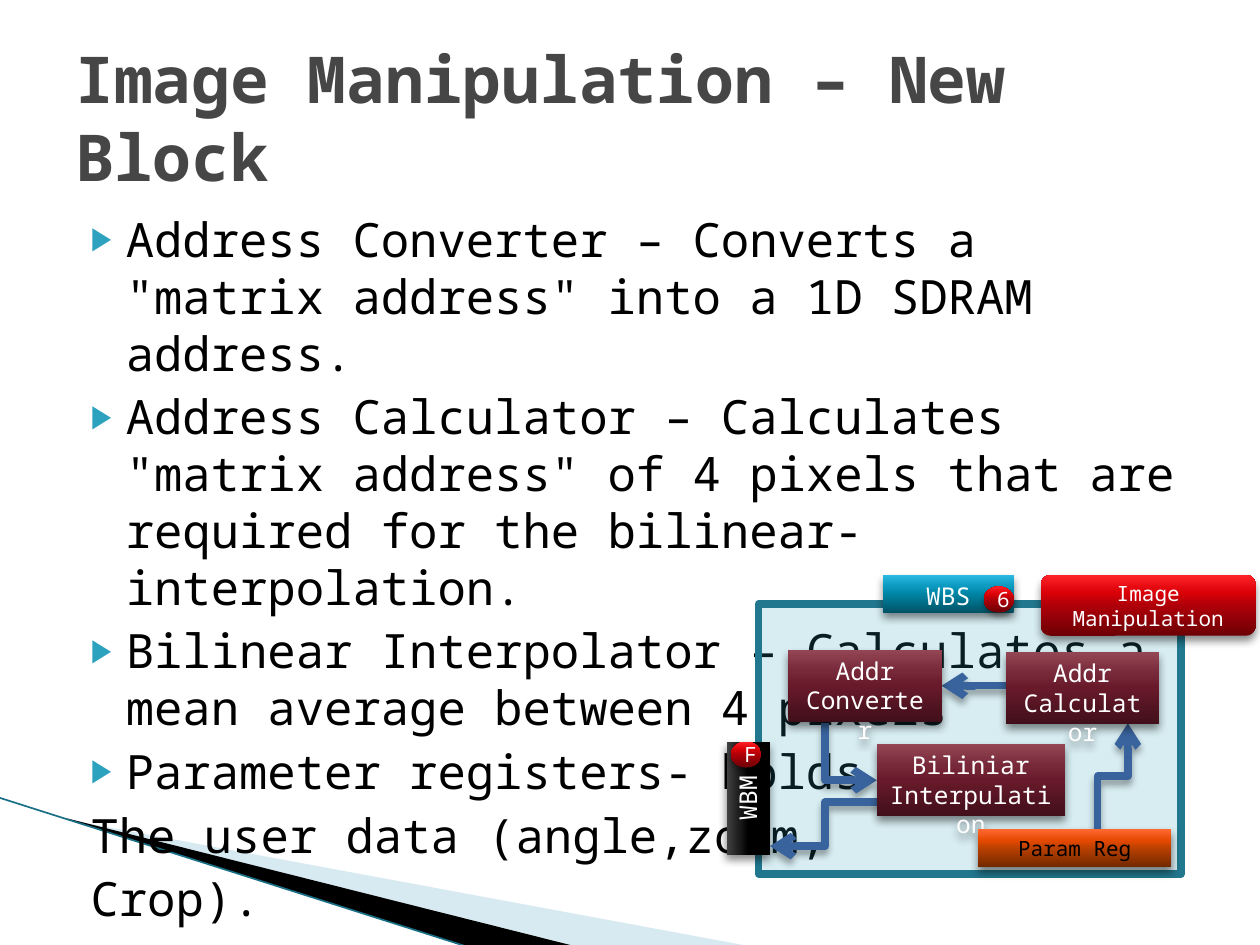
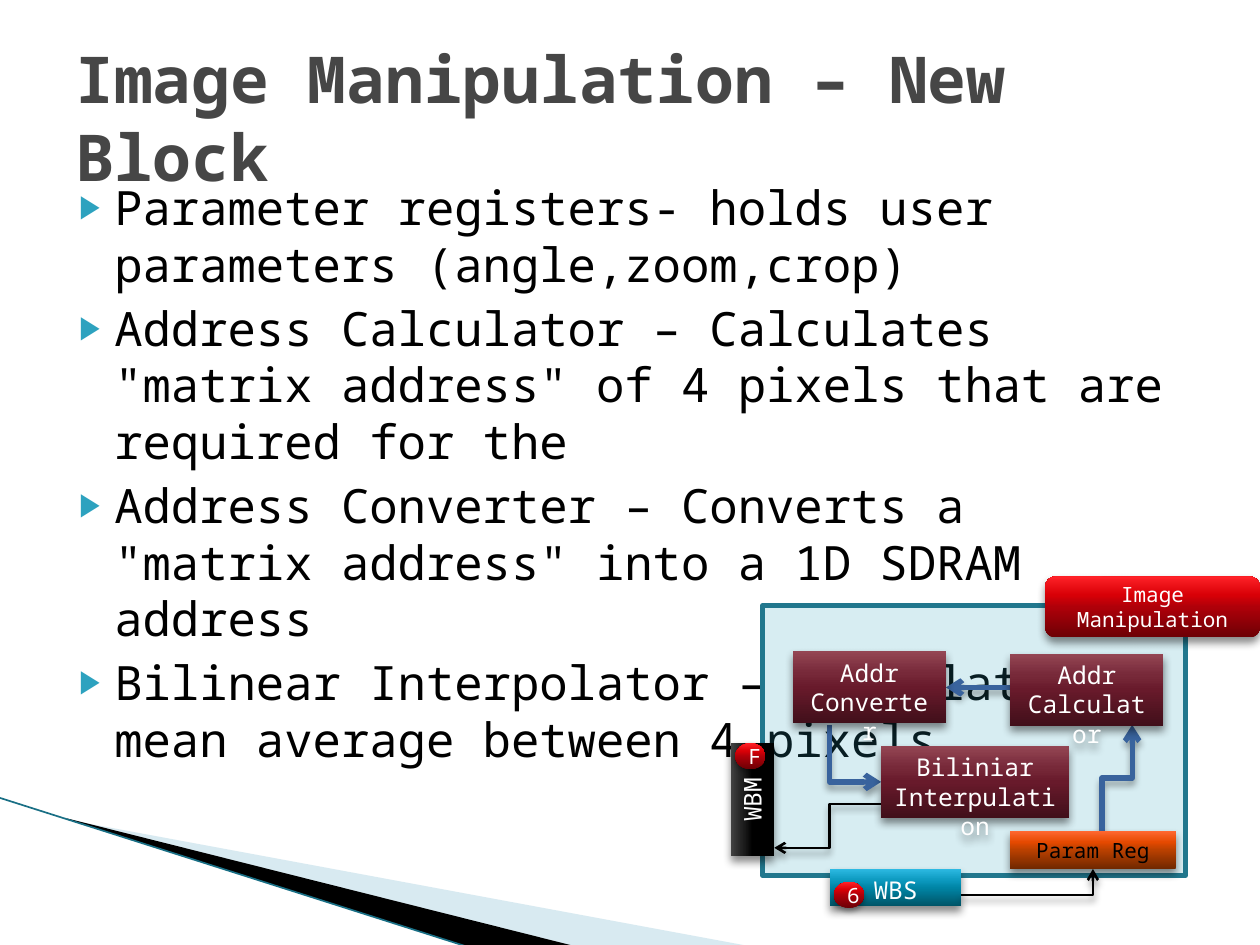
Before and after one commit to shizzz88/image-rotation-technion-ee, a slide deck: slide 8 of Presentation/Mid_Presentation.pptx. Drawn at 1260x945 pixels with LibreOffice and Linux fonts; fonts in the diff are those of the drawing; background and template pictures are left out. Boxes give left, top, right and bottom in pixels: in the first picture for what was removed or moved away, otherwise in the second. Text is boxed around its words. In the diff, an @@ line names an element or a change of style, - is before the commit and + after.

```diff
--- a/Presentation/Mid_Presentation.pptx
+++ b/Presentation/Mid_Presentation.pptx
@@ text "Parameter registers- holds user parameters ...": place and size @@
-text "Parameter registers- holds user parameters ..." at [91,222,1174,928]
+text "Parameter registers- holds user parameters ..." at [114,189,1163,769]
@@ text at [114,189,1163,637]: text changed @@
-▶ Address Converter – Converts a "matrix address" into a 1D SDRAM address.
-▶ Address Calculator – Calculates "matrix address" of 4 pixels that are required for the bilinear-interpolation.
+▶ Parameter registers- holds user parameters (angle,zoom,crop)
+▶ Address Calculator – Calculates "matrix address" of 4 pixels that are required for the
+▶ Address Converter – Converts a "matrix address" into a 1D SDRAM address
@@ rectangle at [762,606,1184,876]: outline #21788D 4.33 pt to #21788D 3 pt @@
@@ rectangle "Addr Calculator": place and size @@
-rectangle "Addr Calculator" at [1005,651,1159,723]
+rectangle "Addr Calculator" at [1011,654,1164,726]
@@ 4 elbow arrows, 3 rectangles, 1 ellipse, 1 rounded rectangle: place and size @@
-4 elbow arrows, 3 rectangles, 1 ellipse, 1 rounded rectangle at [727,575,1255,854]
+4 elbow arrows, 3 rectangles, 1 ellipse, 1 rounded rectangle at [731,577,1260,857]
@@ elbow arrow (1012, 687) - (946, 688): stroke #39639D 4.33 pt to #39639D 3 pt @@
@@ text at [91,745,863,928]: paragraphs removed @@
-▶ Parameter registers- holds
-The user data (angle,zoom,
-Crop).
@@ elbow arrow (829, 724) - (881, 782): stroke #39639D 4.33 pt to #39639D 3 pt @@
@@ elbow arrow (1102, 830) - (1133, 724): stroke #39639D 4.33 pt to #39639D 3 pt @@
@@ elbow arrow (885, 804) - (775, 848): stroke #39639D 4.33 pt to #000000 1.5 pt @@
@@ rectangle "Param Reg": place and size @@
-rectangle "Param Reg" at [978,829,1171,867]
+rectangle "Param Reg" at [1011,830,1176,868]
@@ rectangle "WBS": place and size @@
-rectangle "WBS" at [883,575,1014,612]
+rectangle "WBS" at [830,869,961,907]
@@ elbow arrow added from (961, 895) to (1092, 869), #000000 1.5 pt @@
@@ ellipse "6": place and size @@
-ellipse "6" at [984,587,1014,614]
+ellipse "6" at [834,882,864,908]
```
Also in this commit, not shown: 3 other slides changed, 1 slide added, 2 slides removed.
